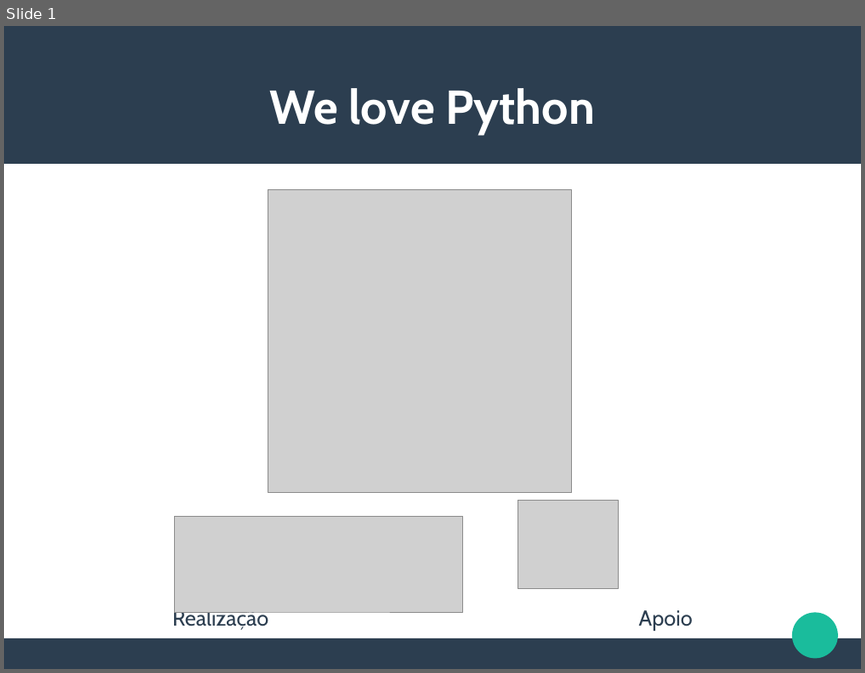
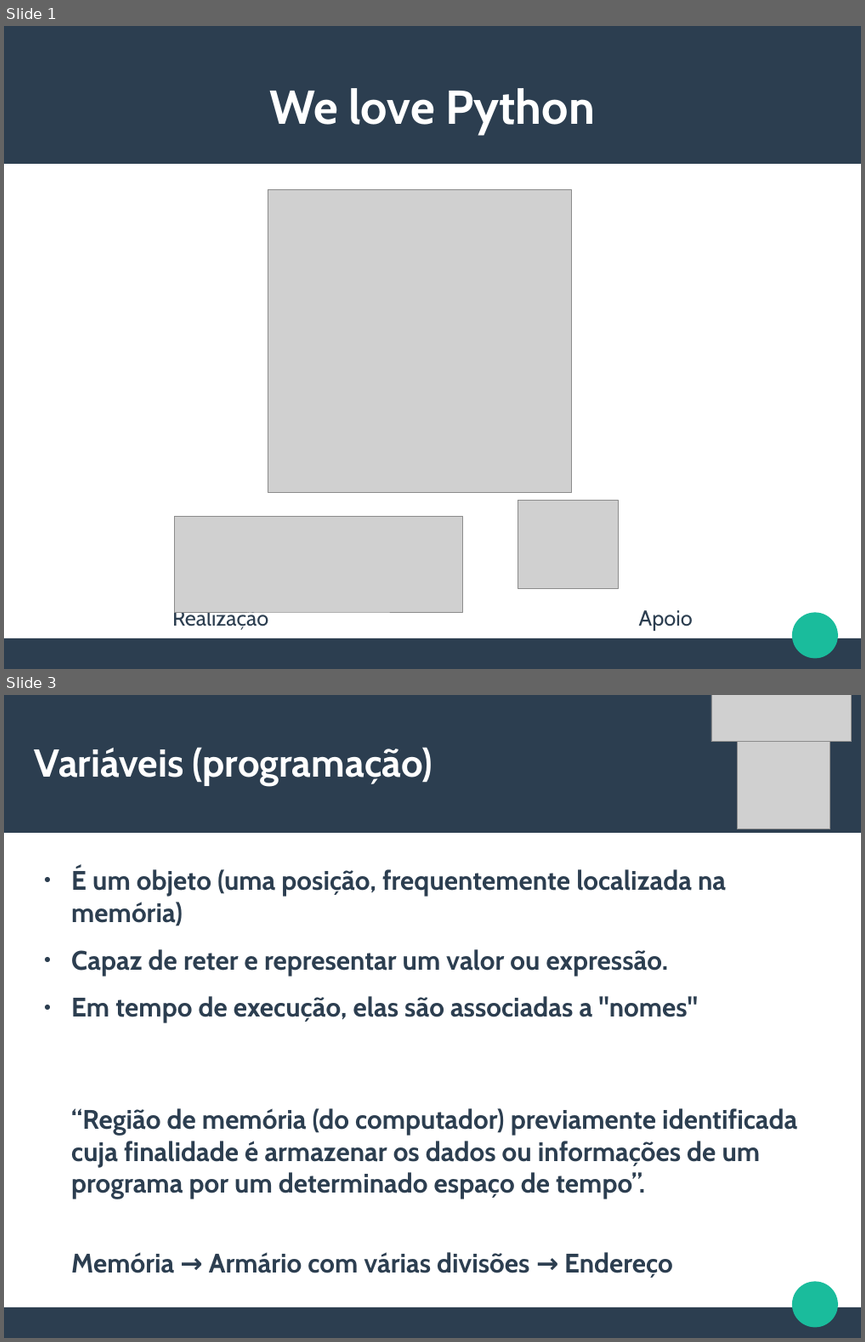
Before and after one commit to CalicoUFSC/minicurso-python, a slide deck: Aula1/Aula1.odp. Shown one above the other, each under a label of ours: slide 1 before the commit, slides 1 and 3 after it; the slides between them are not shown. The pictures are 865x673 and 865x1342 pixels, drawn with LibreOffice and Linux fonts; fonts in the diff are those of the drawing; grey boxes stand for pictures. Boxes give left, top, right and bottom in pixels: in the first picture for what was removed or moved away, otherwise in the second. Text is boxed around its words. In the diff, an @@ line names an element or a change of style, - is before the commit and + after.

```diff
--- a/Aula1/Aula1.odp
+++ b/Aula1/Aula1.odp
@@ slide 3 added at [4, 695, 861, 1338], background #FFFFFF; not listed: 3 template elements that a slide beside it also shows @@
@@ picture added at [711, 695, 851, 742] @@
@@ picture added at [738, 736, 830, 829] @@
@@ title added at [35, 747, 432, 786], 36 pt, text #FFFFFF, bold @@
+Variáveis (programação)
@@ text added at [71, 867, 797, 1277], 24.8 pt, text #2C3E50, bold @@
+● É um objeto (uma posição, frequentemente localizada na memória)
+● Capaz de reter e representar um valor ou expressão.
+● Em tempo de execução, elas são associadas a "nomes"
+“Região de memória (do computador) previamente identificada cuja finalidade é armazenar os dados ou informações de um programa por um determinado espaço de tempo”.
+Memória → Armário com várias divisões → Endereço
```
Also in this commit, not shown: 1 slide changed, 13 other slides added, 1 slide removed, 1 other file.
